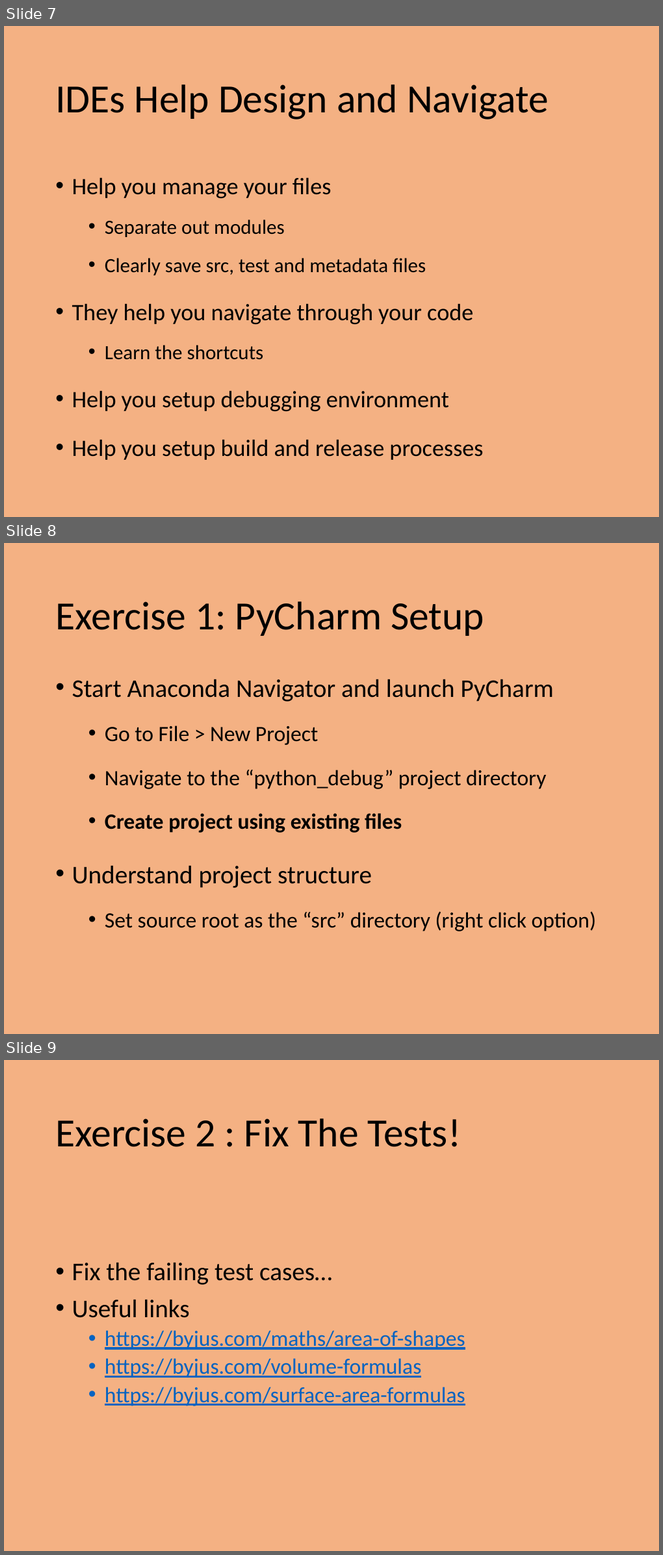
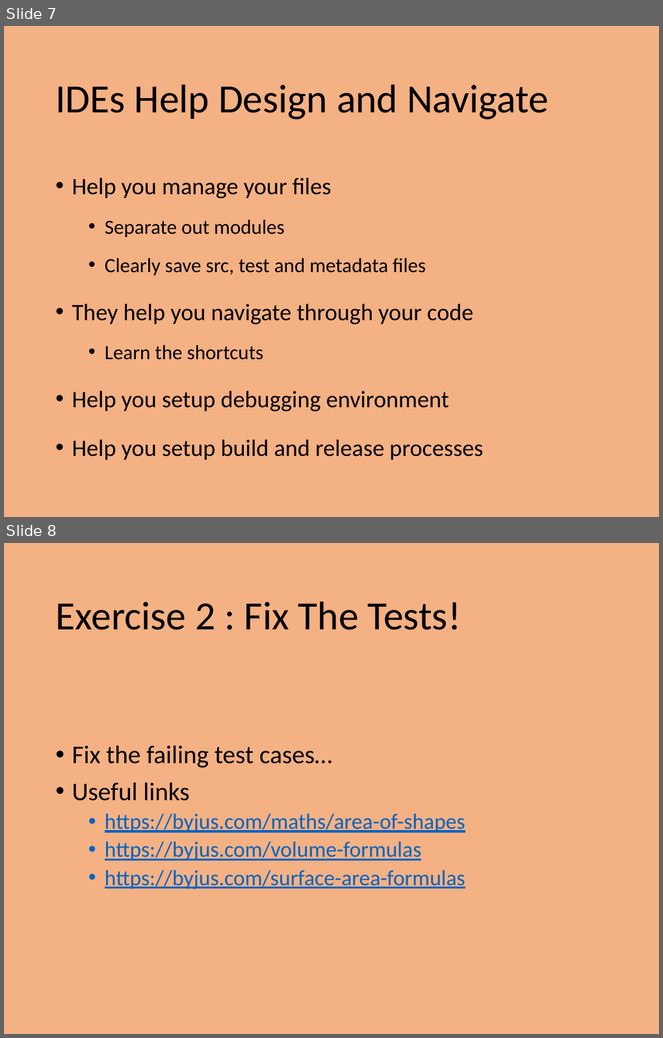
Before and after one commit to PrincetonUniversity/intro_debugging, a slide deck: 01_overview/Introduction_To_Debugging.pptx. Shown one above the other, each under a label of ours: slides 7, 8 and 9 before the commit, slides 7 and 8 after it. The pictures are 663x1555 and 663x1038 pixels, drawn with LibreOffice and Linux fonts; fonts in the diff are those of the drawing. Boxes give left, top, right and bottom in pixels: in the first picture for what was removed or moved away, otherwise in the second. Text is boxed around its words. In the diff, an @@ line names an element or a change of style, - is before the commit and + after.

```diff
--- a/01_overview/Introduction_To_Debugging.pptx
+++ b/01_overview/Introduction_To_Debugging.pptx
@@ slide 8 removed at (x1=4, y1=543, x2=659, y2=1034), background #F4B183 @@
@@ title removed at (x1=55, y1=601, x2=484, y2=636) @@
-Exercise 1: PyCharm Setup
@@ text removed at (x1=72, y1=679, x2=596, y2=932) @@
-• Start Anaconda Navigator and launch PyCharm
-  • Go to File > New Project
-  • Navigate to the “python_debug” project directory
-  • Create project using existing files
-• Understand project structure
-  • Set source root as the “src” directory (right click option)
@@ what was slide 9 is now slide 8 @@
```
Also in this commit, not shown: 3 slides changed, 3 other slides removed.
